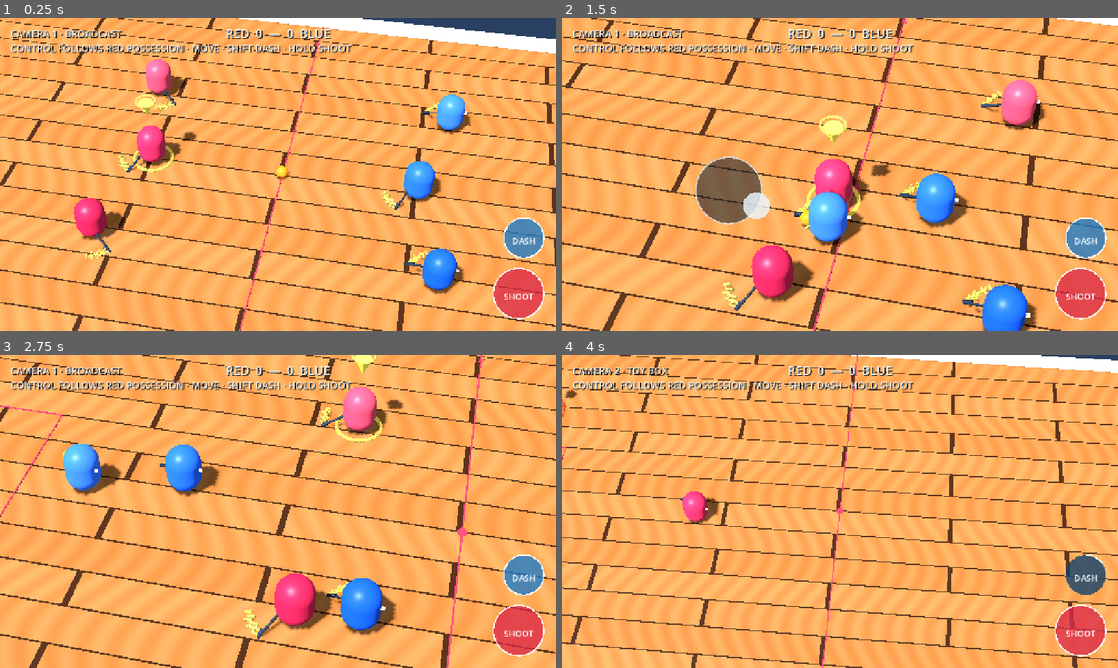
Above: before the commit, frames 1-4 (two rows, left to right).
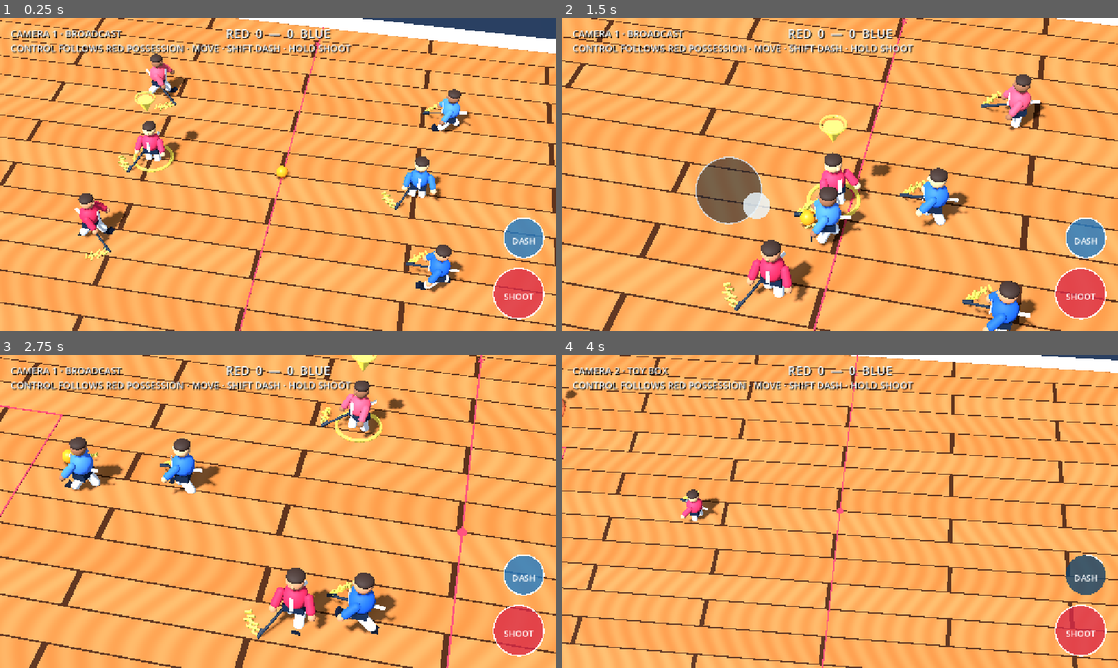
Above: after the commit, the same moments.

Repository: dylanwatsonsoftware/floorball-frenzy-3d
Game: Godot game, scene res://scenes/app/main.tscn
Two runs of this game, one before a commit and one after it. Both use one fixed random seed, a clock stepped at 60 frames per second and the inputs below.
Inputs (mouse positions are in pixels of both pictures, inside the frame that each line leads up to):
- Up to frame 1 (0.25 s): no input
- Up to frame 2 (1.5 s): tap Enter at 0.5 s; move the mouse to (962, 158) at 0.52 s; hold D (move_right) 0.53-1.25 s; tap Shift (dash) at 0.6 s; click (962, 158) at 0.67 s; drag from (728, 190) to (812, 237) at 1.27 s
- Up to frame 3 (2.75 s): move the mouse to (333, 442) at 2.02 s; hold D (move_right) from 2.03 s (still down); hold Space (shoot) from 2.03 s (still down); tap Shift (dash) at 2.3 s
- Up to frame 4 (4 s): release D (move_right) at 2.75 s; release Space (shoot) at 2.75 s; drag from (812, 574) to (673, 464) at 2.77 s; move the mouse to (1006, 558) at 3.52 s; hold A (move_left) from 3.53 s (still down); tap 2 at 3.6 s; tap Shift (dash) at 3.8 s

The runs differ from the first frame. In frame 1, 3.8% of the frame differs, in the area x 13-85%, y 11-89%; in frame 2, 5.7%, in the area x 33-87%, y 18-100%; in frame 3, 5.0%; in frame 4, 0.4%.
Error in both runs: Cannot call method 'call' on a null value. (res://scripts/gameplay/ball_controller.gd:162)

Commit message:
feat: add animated humanoid floorball players

Diff:
--- a/scripts/presentation/greybox_arena.gd
+++ b/scripts/presentation/greybox_arena.gd
@@ -233,14 +233,7 @@
 	shape.shape = capsule_shape
 	player.add_child(shape)
 
-	var body := MeshInstance3D.new()
-	body.name = "Body"
-	var capsule := CapsuleMesh.new()
-	capsule.radius = 0.52
-	capsule.height = 1.5
-	body.mesh = capsule
-	body.material_override = _material(Color("dd3155"), 0.42)
-	player.add_child(body)
+	_add_humanoid(player, Color("dd3155"), 0)
 	_add_stick(player, Color("202a38"))
 	_add_control_ring(player)
 	_add_aim_arrow(player)
@@ -266,13 +259,7 @@
 	capsule_shape.height = 1.5
 	shape.shape = capsule_shape
 	opponent.add_child(shape)
-	var body := MeshInstance3D.new()
-	var capsule := CapsuleMesh.new()
-	capsule.radius = 0.52
-	capsule.height = 1.5
-	body.mesh = capsule
-	body.material_override = _material(Color("2b64e8"), 0.42)
-	opponent.add_child(body)
+	_add_humanoid(opponent, Color("2b64e8"), 0)
 	_add_stick(opponent, Color("202a38"))
 	_add_dash_streak(opponent, Color(0.18, 0.55, 1.0, 0.78))
 	_add_fuego_aura(opponent, Color("ffb52e"))
@@ -295,20 +282,87 @@
 	capsule_shape.height = 1.5
 	shape.shape = capsule_shape
 	actor.add_child(shape)
-	var body := MeshInstance3D.new()
-	body.name = "Body"
-	var capsule := CapsuleMesh.new()
-	capsule.radius = 0.52
-	capsule.height = 1.5
-	body.mesh = capsule
-	body.material_override = _material(color, 0.42)
-	actor.add_child(body)
+	_add_humanoid(actor, color, slot)
 	_add_stick(actor, Color("202a38"))
 	_add_dash_streak(actor, Color(1.0, 0.32, 0.2, 0.76) if team == &"red" else Color(0.18, 0.55, 1.0, 0.78))
 	if team == &"red":
 		_add_control_ring(actor)
 		_add_aim_arrow(actor)
 		_add_player_marker(actor)
+
+
+func _add_humanoid(parent: Node3D, jersey_color: Color, slot: int) -> void:
+	var rig := Node3D.new()
+	rig.name = "BodyRig"
+	rig.set_script(load("res://scripts/presentation/humanoid_player_visual.gd"))
+	parent.add_child(rig)
+	var skin_colors := [Color("e5aa7a"), Color("8f5b3f"), Color("c9825b")]
+	var skin: Color = skin_colors[slot % skin_colors.size()]
+	_add_capsule_part(rig, "Torso", Vector3(0.0, 0.12, 0.0), 0.35, 0.72, jersey_color)
+	_add_sphere_part(rig, "Head", Vector3(0.0, 0.73, 0.0), 0.25, skin)
+	var hair := _add_sphere_part(rig, "Hair", Vector3(0.0, 0.88, -0.015), 0.255, Color("35251f"))
+	hair.scale = Vector3(1.0, 0.48, 1.0)
+	_add_sphere_part(rig, "Nose", Vector3(0.0, 0.73, 0.235), 0.055, skin)
+	_add_box_part(rig, "JerseyStripe", Vector3(0.0, 0.15, 0.337), Vector3(0.11, 0.48, 0.025), Color("f5f7fb"))
+	_add_box_part(rig, "Shorts", Vector3(0.0, -0.22, 0.0), Vector3(0.58, 0.24, 0.4), Color("17243a"))
+	_add_limb(rig, "LeftArm", Vector3(-0.34, 0.35, 0.02), 0.12, 0.58, jersey_color, skin, true)
+	_add_limb(rig, "RightArm", Vector3(0.34, 0.35, 0.02), 0.12, 0.58, jersey_color, skin, true)
+	_add_limb(rig, "LeftLeg", Vector3(-0.17, -0.27, 0.0), 0.14, 0.65, Color("e8edf4"), skin, false)
+	_add_limb(rig, "RightLeg", Vector3(0.17, -0.27, 0.0), 0.14, 0.65, Color("e8edf4"), skin, false)
+
+
+func _add_limb(parent: Node3D, limb_name: String, pivot_position: Vector3, radius: float, length: float, color: Color, end_color: Color, is_arm: bool) -> void:
+	var pivot := Node3D.new()
+	pivot.name = limb_name
+	pivot.position = pivot_position
+	parent.add_child(pivot)
+	_add_capsule_part(pivot, "Limb", Vector3(0.0, -length * 0.5, 0.0), radius, length, color)
+	if is_arm:
+		_add_sphere_part(pivot, "Hand", Vector3(0.0, -length - 0.03, 0.0), radius * 0.88, end_color)
+	else:
+		_add_box_part(pivot, "Shoe", Vector3(0.0, -length - 0.05, 0.09), Vector3(radius * 1.7, 0.15, 0.35), Color("111827"))
+
+
+func _add_capsule_part(parent: Node3D, part_name: String, part_position: Vector3, radius: float, height: float, color: Color) -> MeshInstance3D:
+	var part := MeshInstance3D.new()
+	part.name = part_name
+	var mesh := CapsuleMesh.new()
+	mesh.radius = radius
+	mesh.height = height
+	mesh.radial_segments = 10
+	mesh.rings = 4
+	part.mesh = mesh
+	part.position = part_position
+	part.material_override = _material(color, 0.68)
+	parent.add_child(part)
+	return part
+
+
+func _add_sphere_part(parent: Node3D, part_name: String, part_position: Vector3, radius: float, color: Color) -> MeshInstance3D:
+	var part := MeshInstance3D.new()
+	part.name = part_name
+	var mesh := SphereMesh.new()
+	mesh.radius = radius
+	mesh.height = radius * 2.0
+	mesh.radial_segments = 12
+	mesh.rings = 6
+	part.mesh = mesh
+	part.position = part_position
+	part.material_override = _material(color, 0.72)
+	parent.add_child(part)
+	return part
+
+
+func _add_box_part(parent: Node3D, part_name: String, part_position: Vector3, size: Vector3, color: Color) -> MeshInstance3D:
+	var part := MeshInstance3D.new()
+	part.name = part_name
+	var mesh := BoxMesh.new()
+	mesh.size = size
+	part.mesh = mesh
+	part.position = part_position
+	part.material_override = _material(color, 0.72)
+	parent.add_child(part)
+	return part
 
 
 func _add_player_marker(parent: Node3D) -> void:
--- /dev/null
+++ b/scripts/presentation/humanoid_player_visual.gd
@@ -0,0 +1,38 @@
+extends Node3D
+
+const RUN_CYCLE_RATE := 1.15
+const MAX_RUN_SWING := 0.72
+
+var _run_time := 0.0
+
+
+func _process(delta: float) -> void:
+	var actor := get_parent() as CharacterBody3D
+	if actor == null:
+		return
+	var speed := Vector2(actor.velocity.x, actor.velocity.z).length()
+	_run_time += delta * maxf(2.4, speed * RUN_CYCLE_RATE)
+	var dashing := actor.has_method("is_dashing") and bool(actor.call("is_dashing"))
+	apply_movement_pose(speed, _run_time, dashing)
+
+
+func apply_movement_pose(speed: float, cycle_time: float, dashing: bool) -> void:
+	var movement_ratio := clampf(speed / 9.0, 0.0, 1.0)
+	var swing := sin(cycle_time) * MAX_RUN_SWING * movement_ratio
+	if dashing:
+		swing = 0.92
+	var left_leg := get_node("LeftLeg") as Node3D
+	var right_leg := get_node("RightLeg") as Node3D
+	var left_arm := get_node("LeftArm") as Node3D
+	var right_arm := get_node("RightArm") as Node3D
+	left_leg.rotation.x = swing
+	right_leg.rotation.x = -swing
+	# Arms stay forward around the stick grip, with enough counter-swing to read
+	# as running from the broadcast camera.
+	left_arm.rotation.x = -0.58 - swing * 0.18
+	right_arm.rotation.x = -0.72 + swing * 0.18
+	left_arm.rotation.z = -0.22
+	right_arm.rotation.z = 0.35
+	var bob := absf(sin(cycle_time)) * 0.045 * movement_ratio
+	position.y = bob - (0.05 if dashing else 0.0)
+	rotation.x = -0.12 if dashing else 0.0
--- a/tests/rink_presentation_test.gd
+++ b/tests/rink_presentation_test.gd
@@ -46,6 +46,24 @@
 		return
 
 	var red_players: Array = arena.call("get_team_players", &"red")
+	for actor in arena.call("get_field_players"):
+		var rig := actor.get_node_or_null("BodyRig") as Node3D
+		if rig == null:
+			fail("Every field player needs a lightweight animated humanoid rig")
+			return
+		for part_name in ["Torso", "Head", "LeftArm", "RightArm", "LeftLeg", "RightLeg"]:
+			if rig.get_node_or_null(part_name) == null:
+				fail("Humanoid rig is missing %s on %s" % [part_name, actor.name])
+				return
+		if not rig.has_method("apply_movement_pose"):
+			fail("Humanoid rigs must expose deterministic running animation")
+			return
+		var left_leg := rig.get_node("LeftLeg") as Node3D
+		var right_leg := rig.get_node("RightLeg") as Node3D
+		rig.call("apply_movement_pose", 7.0, 0.18, false)
+		if absf(left_leg.rotation.x) < 0.08 or left_leg.rotation.x * right_leg.rotation.x >= 0.0:
+			fail("Running must visibly swing the legs in opposing directions")
+			return
 	for actor in red_players:
 		if actor.get_node_or_null("PlayerMarker") == null:
 			fail("Every potentially controlled red player needs a floating downward arrow")
Not shown, added: scripts/presentation/humanoid_player_visual.gd.uid
